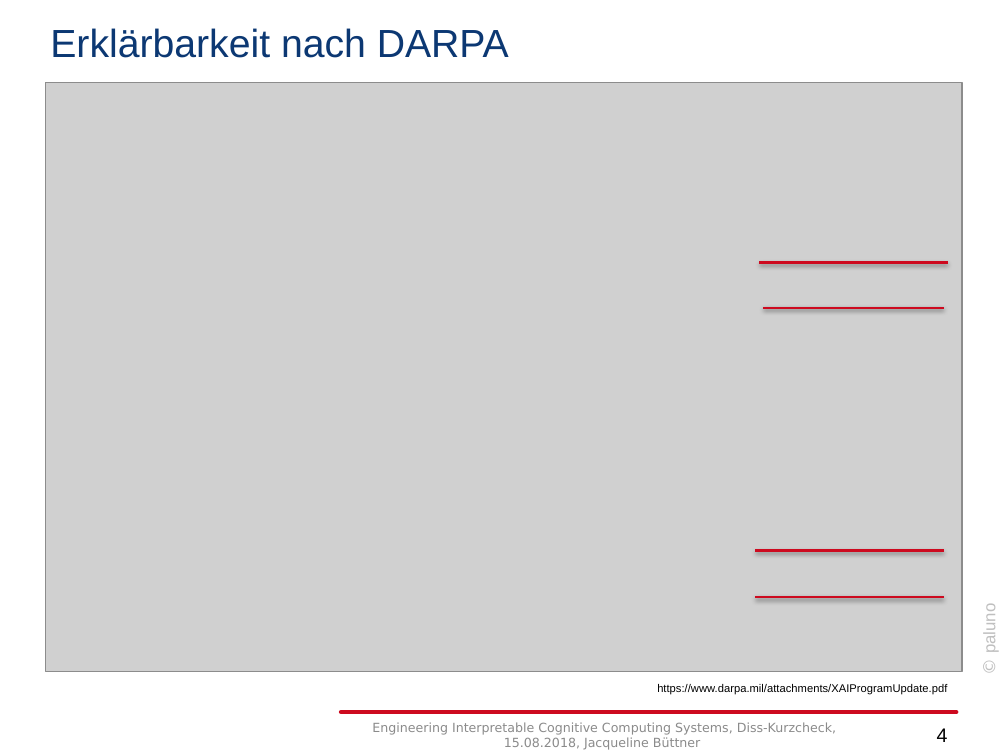
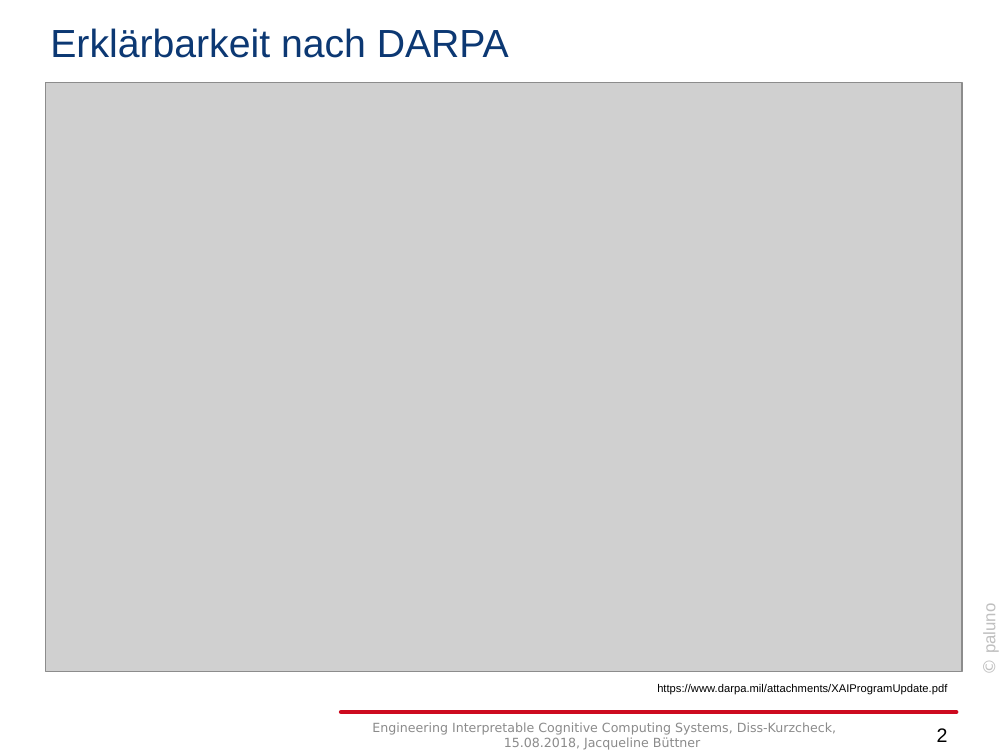
Before and after one commit to jabuettner/citavi, a slide deck: slide 2 of Diss (repo)/Explainable AI/Disskurzcheck082018.pptx (slide 4 before the commit). Drawn at 1008x756 pixels with LibreOffice and Linux fonts; fonts in the diff are those of the drawing; grey boxes stand for pictures; background and template pictures are left out. Boxes give left, top, right and bottom in pixels: in the first picture for what was removed or moved away, otherwise in the second. Text is boxed around its words. In the diff, an @@ line names an element or a change of style, - is before the commit and + after.

```diff
--- a/Diss (repo)/Explainable AI/Disskurzcheck082018.pptx
+++ b/Diss (repo)/Explainable AI/Disskurzcheck082018.pptx
@@ line removed from (759, 263) to (948, 263) @@
@@ line removed from (763, 307) to (943, 307) @@
@@ line removed from (755, 550) to (943, 550) @@
@@ line removed from (755, 597) to (943, 597) @@
@@ page number at [937, 728, 948, 742]: text changed @@
-4
+2
```
Also in this commit, not shown: 7 other slides changed, 3 slides added, 5 other files.
